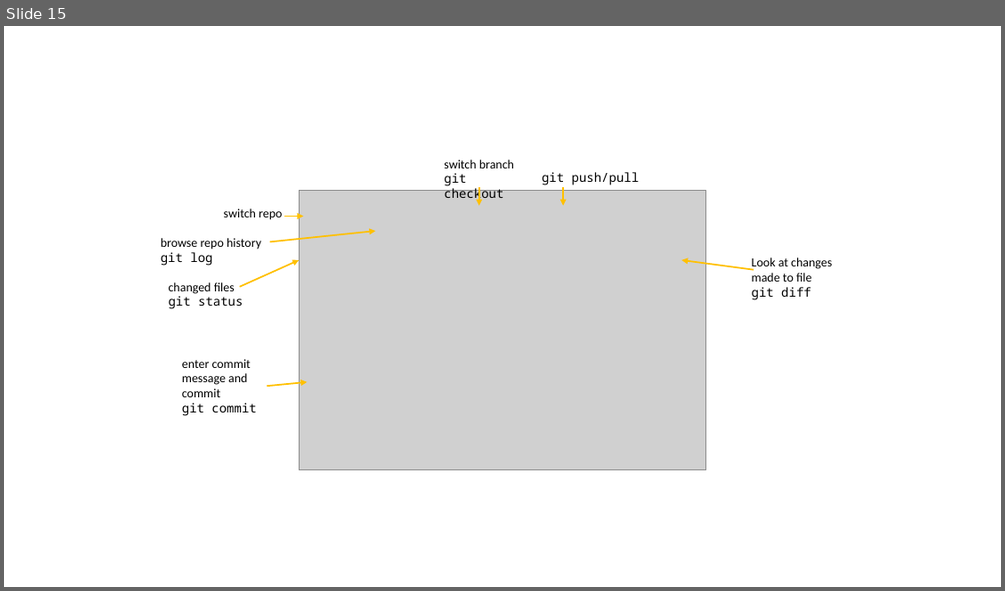
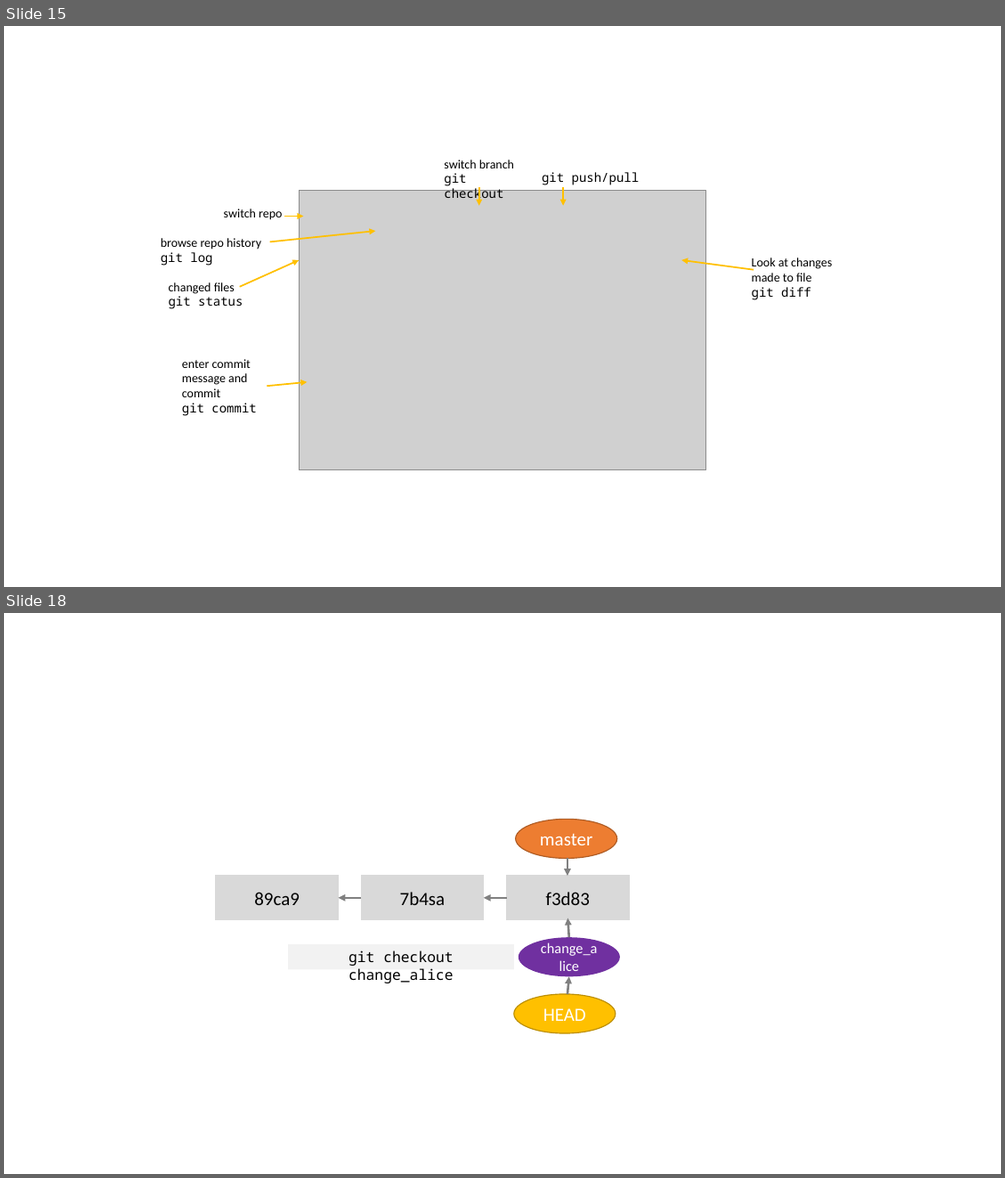
Before and after one commit to selinaZitrone/get-started-with-git, a slide deck: slides/img/images.pptx. Shown one above the other, each under a label of ours: slide 15 before the commit, slides 15 and 18 after it; the slides between them are not shown. The pictures are 1005x591 and 1005x1178 pixels, drawn with LibreOffice and Linux fonts; fonts in the diff are those of the drawing; grey boxes stand for pictures. Boxes give left, top, right and bottom in pixels: in the first picture for what was removed or moved away, otherwise in the second. Text is boxed around its words. In the diff, an @@ line names an element or a change of style, - is before the commit and + after.

```diff
--- a/slides/img/images.pptx
+++ b/slides/img/images.pptx
@@ slide 18 added at bbox=[4, 613, 1001, 1174], background #FFFFFF @@
@@ group added at bbox=[216, 819, 629, 1034]: 5 arrows, 4 rectangles, 3 ellipses @@
+89ca9
+7b4sa
+f3d83
+master
+HEAD
+change_alice
+git checkout change_alice
```
Also in this commit, not shown: 7 other slides added, 36 other files.
